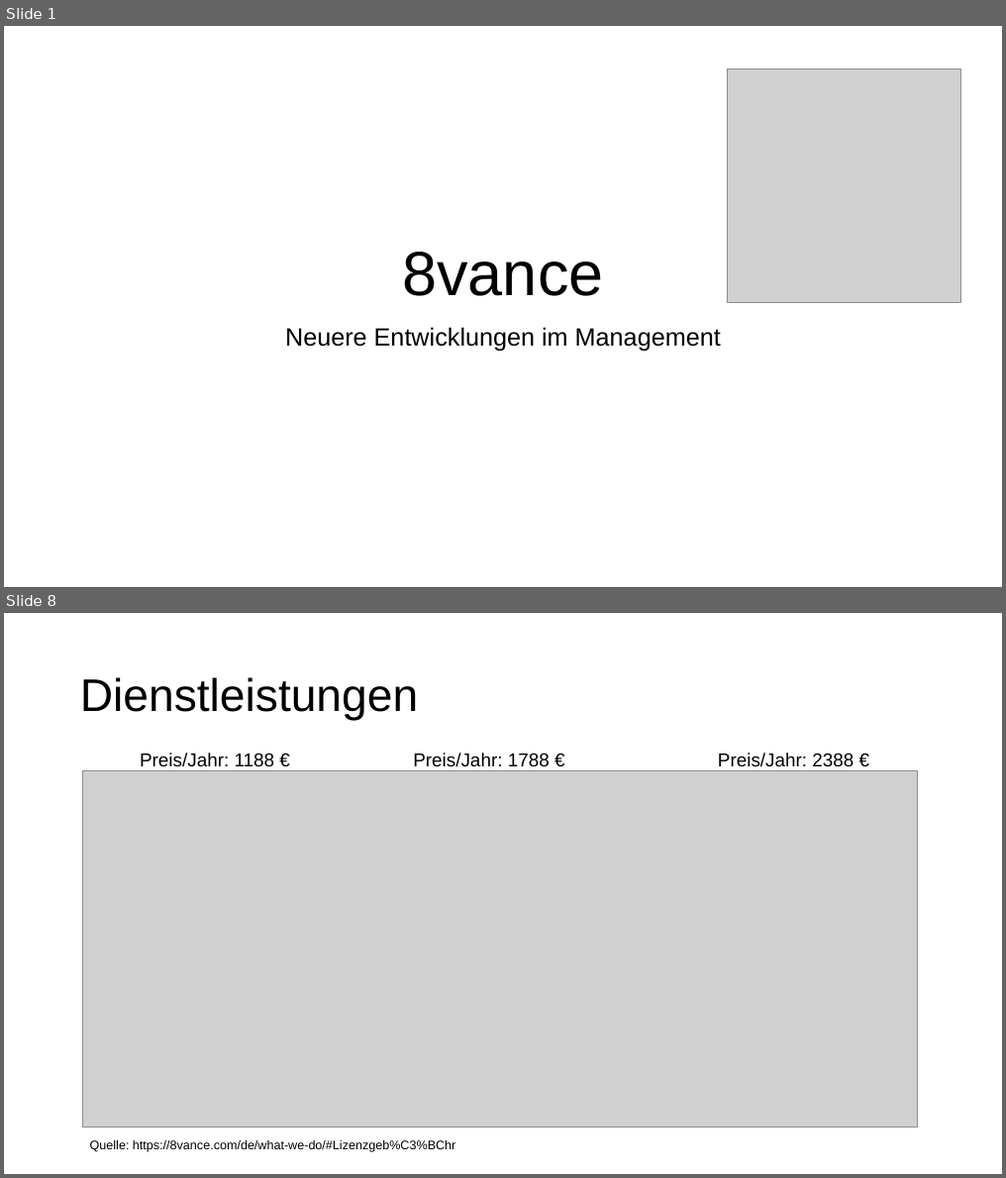
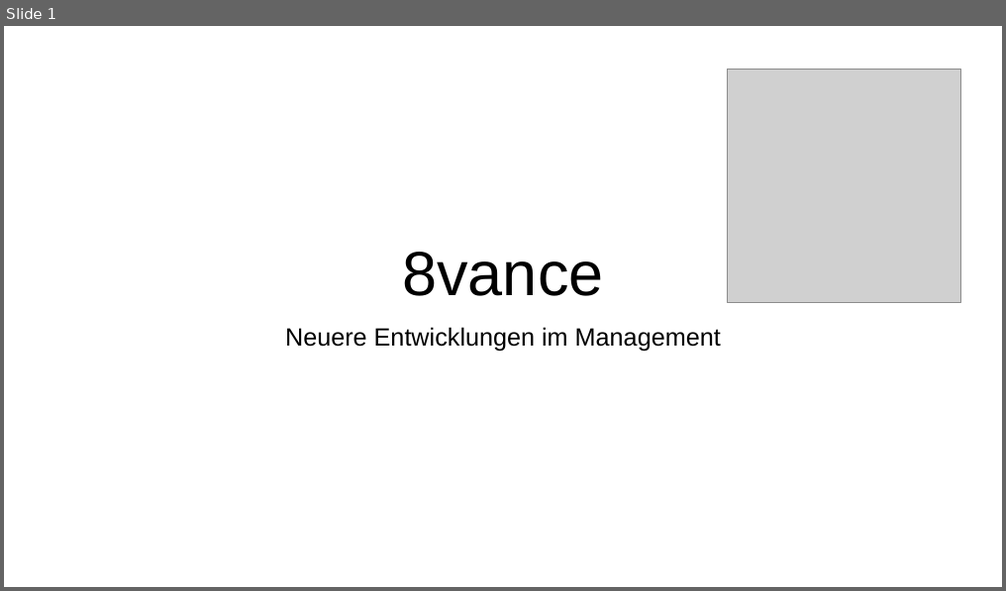
Before and after one commit to Fewa93/8vance, a slide deck: 8vance.pptx. Shown one above the other, each under a label of ours: slides 1 and 8 before the commit, slide 1 after it; the slides between them are not shown. The pictures are 1006x1178 and 1006x591 pixels, drawn with LibreOffice and Linux fonts; fonts in the diff are those of the drawing; grey boxes stand for pictures. Boxes give left, top, right and bottom in pixels: in the first picture for what was removed or moved away, otherwise in the second. Text is boxed around its words. In the diff, an @@ line names an element or a change of style, - is before the commit and + after.

```diff
--- a/8vance.pptx
+++ b/8vance.pptx
@@ slide 8 removed at (4,613,1002,1174), background #FFFFFF @@
@@ title removed at (80,677,418,721) @@
-Dienstleistungen
@@ text removed at (140,753,853,767) @@
-Preis/Jahr: 1188 € Preis/Jahr: 1788 € Preis/Jahr: 2388 €
@@ picture removed at (82,771,918,1128) @@
@@ text removed at (90,1141,455,1153) @@
-Quelle: https://8vance.com/de/what-we-do/#Lizenzgeb%C3%BChr
```
Also in this commit, not shown: 9 slides changed, 10 slides added, 4 other slides removed, 8 other files.
